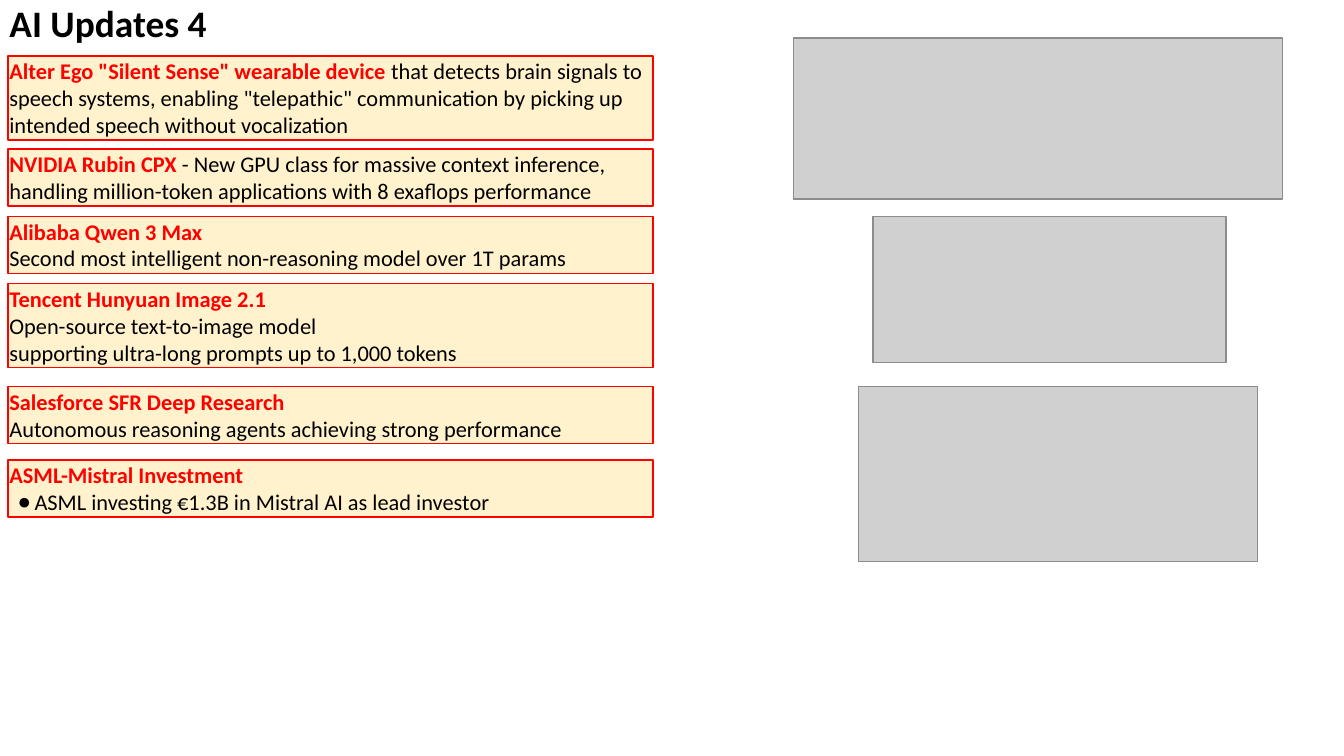
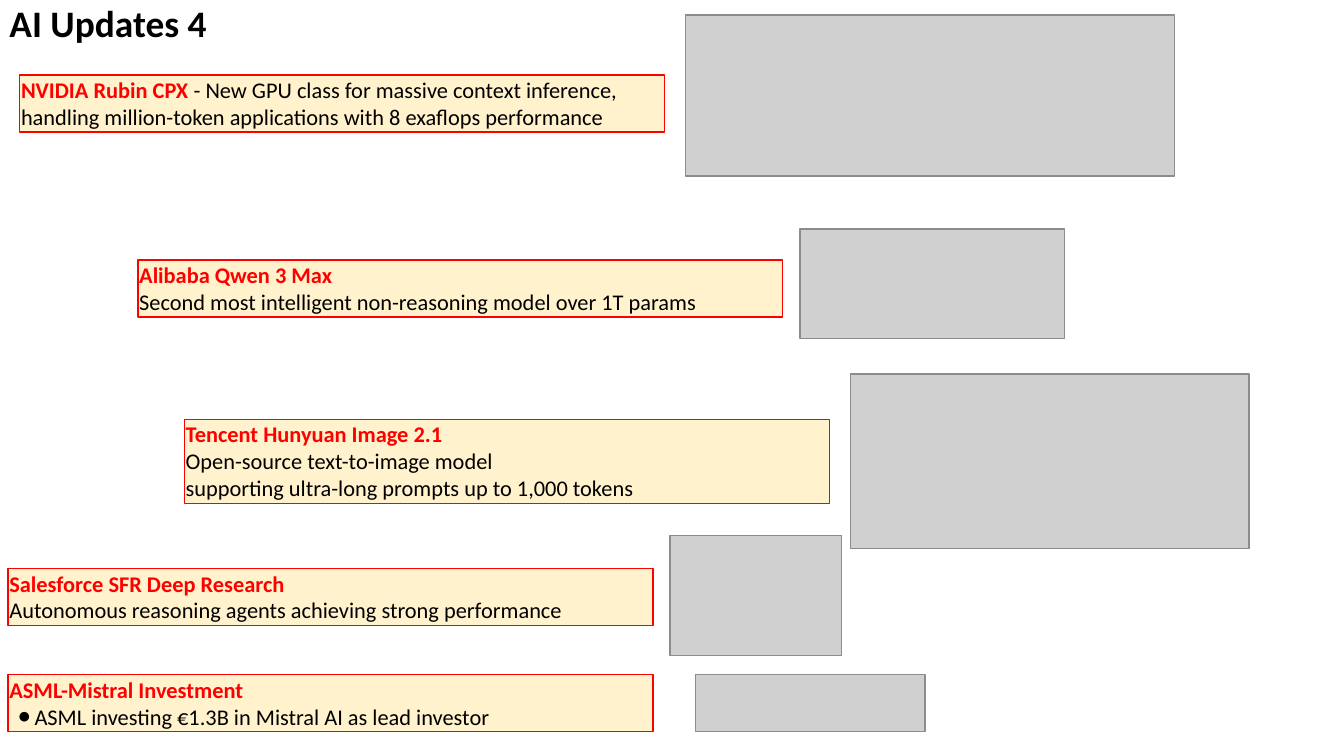
Before and after one commit to lselector/seminar, a slide deck: slide 15 of 2025/2025-09-19-AI-Updates.pptx. Drawn at 1344x756 pixels with LibreOffice and Linux fonts; fonts in the diff are those of the drawing; grey boxes stand for pictures. Boxes give left, top, right and bottom in pixels: in the first picture for what was removed or moved away, otherwise in the second. Text is boxed around its words. In the diff, an @@ line names an element or a change of style, - is before the commit and + after.

Commit message:
update

```diff
--- a/2025/2025-09-19-AI-Updates.pptx
+++ b/2025/2025-09-19-AI-Updates.pptx
@@ picture: place and size @@
-picture at [793,38,1282,199]
+picture at [685,15,1175,176]
@@ rectangle removed at [8,56,653,141] @@
-Alter Ego "Silent Sense" wearable device that detects brain signals to speech systems, enabling "telepathic" communication by picking up intended speech without vocalization
@@ rectangle "NVIDIA Rubin CPX - New ...": place and size @@
-rectangle "NVIDIA Rubin CPX - New ..." at [8,149,653,206]
+rectangle "NVIDIA Rubin CPX - New ..." at [20,75,665,132]
@@ picture added at [800,228,1064,337] @@
@@ picture removed at [874,216,1227,363] @@
@@ rectangle "Alibaba Qwen 3 Max": place and size @@
-rectangle "Alibaba Qwen 3 Max" at [8,216,653,273]
+rectangle "Alibaba Qwen 3 Max" at [138,259,784,316]
@@ picture: place and size @@
-picture at [859,387,1258,562]
+picture at [851,374,1250,548]
@@ rectangle "Tencent Hunyuan Image 2.1": place and size @@
-rectangle "Tencent Hunyuan Image 2.1" at [8,284,653,368]
+rectangle "Tencent Hunyuan Image 2.1" at [184,419,829,504]
@@ picture added at [669,535,841,656] @@
@@ rectangle "Salesforce SFR Deep Research": place and size @@
-rectangle "Salesforce SFR Deep Research" at [8,387,653,444]
+rectangle "Salesforce SFR Deep Research" at [8,569,653,625]
@@ rectangle "ASML-Mistral Investment": place and size @@
-rectangle "ASML-Mistral Investment" at [8,460,653,516]
+rectangle "ASML-Mistral Investment" at [8,675,653,731]
@@ picture added at [696,675,926,731] @@
```
Also in this commit, not shown: 5 other slides changed.
